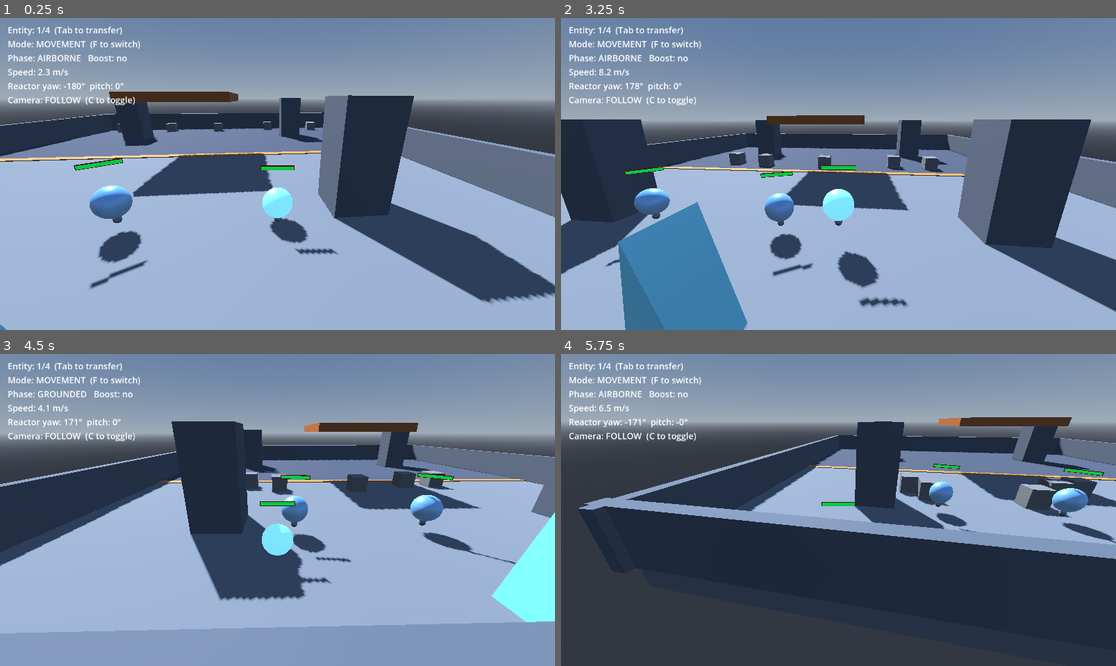
Above: before the commit, frames 1-4 (two rows, left to right).
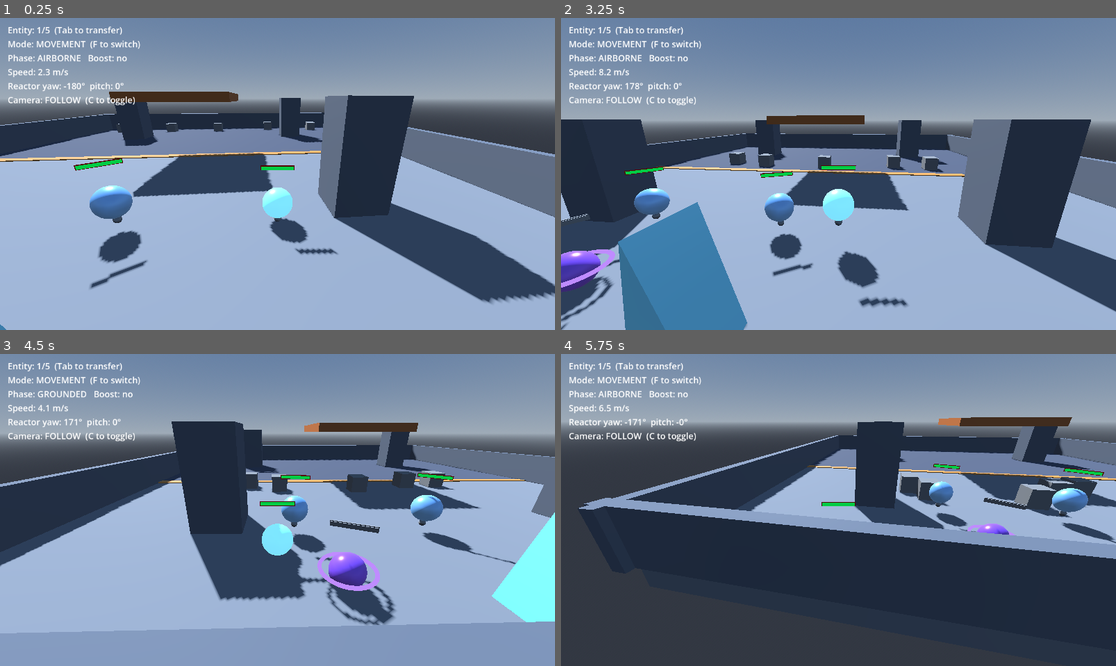
Above: after the commit, the same moments.

Repository: Thiiamas/Spheres
Game: Godot game, scene res://Main.tscn
Same seed, same stepped clock (60 frames per second), same inputs: the game is played once before the commit and once after it.
Inputs (mouse positions are in pixels of both pictures, inside the frame that each line leads up to):
- Up to frame 1 (0.25 s): no input
- Up to frame 2 (3.25 s): tap Enter (ui_accept) at 0.5 s; move the mouse to (832, 180) at 0.52 s; hold D (move_right) 0.53-2.03 s; tap A (attack) at 0.6, 1.55, 2.85 s; tap Space (jump) at 0.77, 1.52, 3.02 s; right-click (832, 180) at 0.8 s; move the mouse to (877, 177) at 1.27 s; right-click (877, 177) at 1.35 s; move the mouse to (794, 170) at 2.02 s; hold Q (move_left) from 2.03 s (still down); tap Z (aoe) at 2.1 s; right-click (794, 170) at 2.3 s; move the mouse to (844, 174) at 2.77 s
- Up to frame 3 (4.5 s): move the mouse to (255, 503) at 3.52 s; release Q (move_left) at 3.53 s; hold S (move_back) 3.53-4.28 s; tap Shift (boost) at 3.6 s; tap Space (jump) at 3.77 s; right-click (255, 503) at 3.8 s; move the mouse to (305, 510) at 4.27 s; hold D (move_right) from 4.28 s (still down); tap Down (cam_pan_down) at 4.35 s
- Up to frame 4 (5.75 s): keep holding D (move_right); tap Space (jump) at 4.52 s; tap A (attack) at 4.55 s; move the mouse to (810, 510) at 5.02 s; tap Left (cam_pan_left) at 5.1 s; right-click (810, 510) at 5.3 s

The runs differ from the first frame. In frame 1, less than 0.1% of the frame differs, in the area x 8-10%, y 2-5%; in frame 2, 1.5%; in frame 3, 2.1%, in the area x 8-72%, y 2-88%; in frame 4, 0.3%.

Commit message:
Phase 6.1: RuneMage entity with LoL click-to-move and top-down camera
CharacterBody3D caster: right-click (held = follow cursor) walks it toward
ctx.world_cursor with smooth facing, HP + floating bar, emission glow marks
possession. RuneMageControllable relays the contract; mage_topdown.tres
(pitch 56, yaw 180 facing the tide line, zoom 14) rides the phase 5 camera
with zero rig changes. Instanced in Main.tscn: Tab now cycles spheres ->
beacon -> mage.

Co-Authored-By: Claude Opus 4.8 <noreply@anthropic.com>

Diff:
--- a/Main.tscn
+++ b/Main.tscn
@@ -4,6 +4,7 @@
 [ext_resource type="Script" uid="uid://kvu8t082hllc" path="res://HUD.gd" id="2_hud"]
 [ext_resource type="PackedScene" path="res://Sphere.tscn" id="3_sphere"]
 [ext_resource type="PackedScene" path="res://ShoreBeacon.tscn" id="5_beacon"]
+[ext_resource type="PackedScene" path="res://RuneMage.tscn" id="6_mage"]
 [ext_resource type="Script" uid="uid://bugoh03uevsyt" path="res://Main.gd" id="4_main"]
 
 [sub_resource type="ProceduralSkyMaterial" id="Sky_mat"]
@@ -219,6 +220,9 @@
 
 [node name="ShoreBeacon" parent="." instance=ExtResource("5_beacon")]
 transform = Transform3D(1, 0, 0, 0, 1, 0, 0, 0, 1, 0, 0, -13)
+
+[node name="RuneMage" parent="." instance=ExtResource("6_mage")]
+transform = Transform3D(1, 0, 0, 0, 1, 0, 0, 0, 1, 4, 0.55, -12)
 
 [node name="Enemies" type="Node3D" parent="." unique_id=968899864]
 
--- /dev/null
+++ b/RuneMage.gd
@@ -0,0 +1,153 @@
+extends CharacterBody3D
+class_name RuneMage
+
+## MOBA-style caster unit (phase 6 — Ryze-inspired). Controlled entirely with
+## the mouse: right-click ("move_click") walks toward the clicked ground point,
+## LoL style, and the three spells (A/Z/E) are cast at / toward the cursor.
+## Spells arrive in sub-phases 6.3-6.5; this script owns movement, HP and the
+## cast plumbing (cooldown timers).
+##
+## Like the sphere, the mage never reads Input.*: the possession layer pushes
+## a normalized InputContext through drive(ctx) each frame.
+
+@export_group("Movement")
+## Walk speed toward the clicked destination.
+@export var move_speed: float = 6.0
+## Distance at which the destination counts as reached.
+@export var stop_distance: float = 0.15
+## How fast the body turns to face its walk direction (rad/s factor).
+@export var turn_speed: float = 12.0
+@export var gravity: float = 18.0
+
+@export_group("Health")
+@export var max_hp: float = 100.0
+## Optional floating health bar (HPBar3D) shown above the mage.
+@export var hp_bar: Node3D
+
+@export_group("Visual")
+## Mesh whose emission signals possession (bright = inhabited, dim = idle).
+@export var body_mesh: MeshInstance3D
+@export var possessed_energy: float = 1.8
+@export var idle_energy: float = 0.3
+
+## Current hit points. Reaches 0 -> the mage is destroyed.
+var hp: float = 100.0
+## Driven by the possession contract (RuneMageControllable).
+var is_controlled: bool = false
+## The possession-contract child; set by RuneMageControllable in its _ready.
+var controllable: Controllable = null
+
+# Click-to-move destination (world space, XZ plane).
+var _destination: Vector3 = Vector3.ZERO
+var _has_destination: bool = false
+
+# Latest InputContext pushed via drive(). Null while not possessed.
+var _ctx: InputContext = null
+
+# Per-instance copy of the body material so the glow is per-mage.
+var _mat: StandardMaterial3D = null
+
+
+func _ready() -> void:
+	hp = max_hp
+	_update_hp_bar()
+	if body_mesh != null:
+		var mat := body_mesh.get_active_material(0)
+		if mat is StandardMaterial3D:
+			_mat = mat.duplicate()
+			body_mesh.material_override = _mat
+	_apply_visual()
+
+
+## Per-frame input, pushed by the possession layer while this mage is possessed.
+func drive(ctx: InputContext) -> void:
+	if not is_controlled:
+		return
+	_ctx = ctx
+	_tick_cooldowns(ctx.delta)
+
+	# LoL movement: right-click sets (and, held, keeps updating) the destination.
+	if ctx.pressed(&"move_click"):
+		_destination = ctx.world_cursor
+		_has_destination = true
+
+
+func _physics_process(delta: float) -> void:
+	if is_on_floor():
+		velocity.y = 0.0
+	else:
+		velocity.y -= gravity * delta
+
+	if is_controlled and _has_destination:
+		var to := _destination - global_position
+		to.y = 0.0
+		if to.length() <= stop_distance:
+			_has_destination = false
+			velocity.x = 0.0
+			velocity.z = 0.0
+		else:
+			var dir := to.normalized()
+			velocity.x = dir.x * move_speed
+			velocity.z = dir.z * move_speed
+			_face_toward(dir, delta)
+	else:
+		velocity.x = 0.0
+		velocity.z = 0.0
+
+	move_and_slide()
+
+
+## --- Possession (driven by RuneMageControllable) ---------------------------
+
+func set_active() -> void:
+	is_controlled = true
+	_apply_visual()
+
+
+func set_passive() -> void:
+	is_controlled = false
+	_has_destination = false
+	_ctx = null
+	velocity = Vector3.ZERO
+	_apply_visual()
+
+
+## --- Health -----------------------------------------------------------------
+
+func take_damage(amount: float) -> void:
+	hp = maxf(hp - amount, 0.0)
+	_update_hp_bar()
+	if hp <= 0.0:
+		_die()
+
+
+func _die() -> void:
+	if controllable != null:
+		Consciousness.unregister(controllable)
+	queue_free()
+
+
+## --- Spell plumbing (spells land in 6.3-6.5) --------------------------------
+
+func _tick_cooldowns(_delta: float) -> void:
+	pass
+
+
+## --- Internals ---------------------------------------------------------------
+
+func _face_toward(dir: Vector3, delta: float) -> void:
+	var target_yaw := atan2(dir.x, dir.z)
+	rotation.y = lerp_angle(rotation.y, target_yaw, 1.0 - exp(-turn_speed * delta))
+
+
+func _update_hp_bar() -> void:
+	if hp_bar and hp_bar.has_method("update_bar"):
+		hp_bar.update_bar(hp, max_hp)
+
+
+func _apply_visual() -> void:
+	if _mat == null:
+		return
+	_mat.emission_enabled = true
+	_mat.emission = _mat.albedo_color
+	_mat.emission_energy_multiplier = possessed_energy if is_controlled else idle_energy
--- /dev/null
+++ b/RuneMage.tscn
@@ -0,0 +1,68 @@
+[gd_scene load_steps=13 format=3]
+
+[ext_resource type="Script" path="res://RuneMage.gd" id="1_mage"]
+[ext_resource type="Script" path="res://HPBar3D.gd" id="2_hpbar"]
+[ext_resource type="Script" path="res://RuneMageControllable.gd" id="3_possess"]
+[ext_resource type="Script" uid="uid://btf42jnq5hi48" path="res://CameraConfig.gd" id="4_camcfg"]
+[ext_resource type="Resource" path="res://mage_topdown.tres" id="5_cfg_top"]
+
+[sub_resource type="SphereMesh" id="Sphere_body"]
+radius = 0.45
+height = 0.9
+
+[sub_resource type="StandardMaterial3D" id="Mat_body"]
+albedo_color = Color(0.55, 0.35, 0.95, 1)
+metallic = 0.3
+roughness = 0.25
+
+[sub_resource type="TorusMesh" id="Torus_ring"]
+inner_radius = 0.62
+outer_radius = 0.72
+
+[sub_resource type="StandardMaterial3D" id="Mat_ring"]
+shading_mode = 0
+albedo_color = Color(0.75, 0.55, 1, 1)
+emission_enabled = true
+emission = Color(0.75, 0.55, 1, 1)
+emission_energy_multiplier = 1.4
+
+[sub_resource type="SphereShape3D" id="Shape_body"]
+radius = 0.5
+
+[sub_resource type="BoxMesh" id="Box_bar_bg"]
+size = Vector3(1.04, 0.14, 0.04)
+
+[sub_resource type="BoxMesh" id="Box_bar_fill"]
+size = Vector3(1, 0.1, 0.05)
+
+[node name="RuneMage" type="CharacterBody3D" node_paths=PackedStringArray("hp_bar", "body_mesh")]
+script = ExtResource("1_mage")
+hp_bar = NodePath("HPBar3D")
+body_mesh = NodePath("Body")
+
+[node name="Body" type="MeshInstance3D" parent="."]
+mesh = SubResource("Sphere_body")
+surface_material_override/0 = SubResource("Mat_body")
+
+[node name="RuneRing" type="MeshInstance3D" parent="."]
+transform = Transform3D(1, 0, 0, 0, 1, 0, 0, 0, 1, 0, 0.05, 0)
+mesh = SubResource("Torus_ring")
+surface_material_override/0 = SubResource("Mat_ring")
+
+[node name="CollisionShape3D" type="CollisionShape3D" parent="."]
+shape = SubResource("Shape_body")
+
+[node name="HPBar3D" type="Node3D" parent="."]
+transform = Transform3D(1, 0, 0, 0, 1, 0, 0, 0, 1, 0, 1.2, 0)
+script = ExtResource("2_hpbar")
+
+[node name="Background" type="MeshInstance3D" parent="HPBar3D"]
+mesh = SubResource("Box_bar_bg")
+
+[node name="Fill" type="MeshInstance3D" parent="HPBar3D"]
+transform = Transform3D(1, 0, 0, 0, 1, 0, 0, 0, 1, 0, 0, -0.02)
+mesh = SubResource("Box_bar_fill")
+
+[node name="Controllable" type="Node" parent="."]
+script = ExtResource("3_possess")
+camera_configs = Array[ExtResource("4_camcfg")]([ExtResource("5_cfg_top")])
--- /dev/null
+++ b/RuneMageControllable.gd
@@ -0,0 +1,33 @@
+extends Controllable
+class_name RuneMageControllable
+
+## Possession contract of the RuneMage (phase 6). Relays possession and the
+## per-frame InputContext to the mage; also owns the hover-reactive cursor
+## (arrives in 6.2) since the cursor is a property of *this* gameplay, not of
+## the possession layer.
+
+var mage: RuneMage = null
+
+
+func _ready() -> void:
+	mage = get_parent() as RuneMage
+	if mage != null:
+		mage.controllable = self
+	super()
+
+
+func handle_input(ctx: InputContext) -> void:
+	if mage != null:
+		mage.drive(ctx)
+
+
+func on_possessed() -> void:
+	super()
+	if mage != null:
+		mage.set_active()
+
+
+func on_released() -> void:
+	super()
+	if mage != null:
+		mage.set_passive()
--- /dev/null
+++ b/mage_topdown.tres
@@ -0,0 +1,15 @@
+[gd_resource type="Resource" script_class="CameraConfig" load_steps=2 format=3]
+
+[ext_resource type="Script" uid="uid://btf42jnq5hi48" path="res://CameraConfig.gd" id="1_cfg"]
+
+[resource]
+resource_name = "mage_topdown"
+script = ExtResource("1_cfg")
+mode = &"topdown"
+pitch = 56.0
+yaw = 180.0
+zoom = 14.0
+zoom_min = 8.0
+zoom_max = 30.0
+zoom_step = 2.0
+fov = 75.0
Not shown, added: RuneMage.gd.uid
Not shown, added: RuneMageControllable.gd.uid
